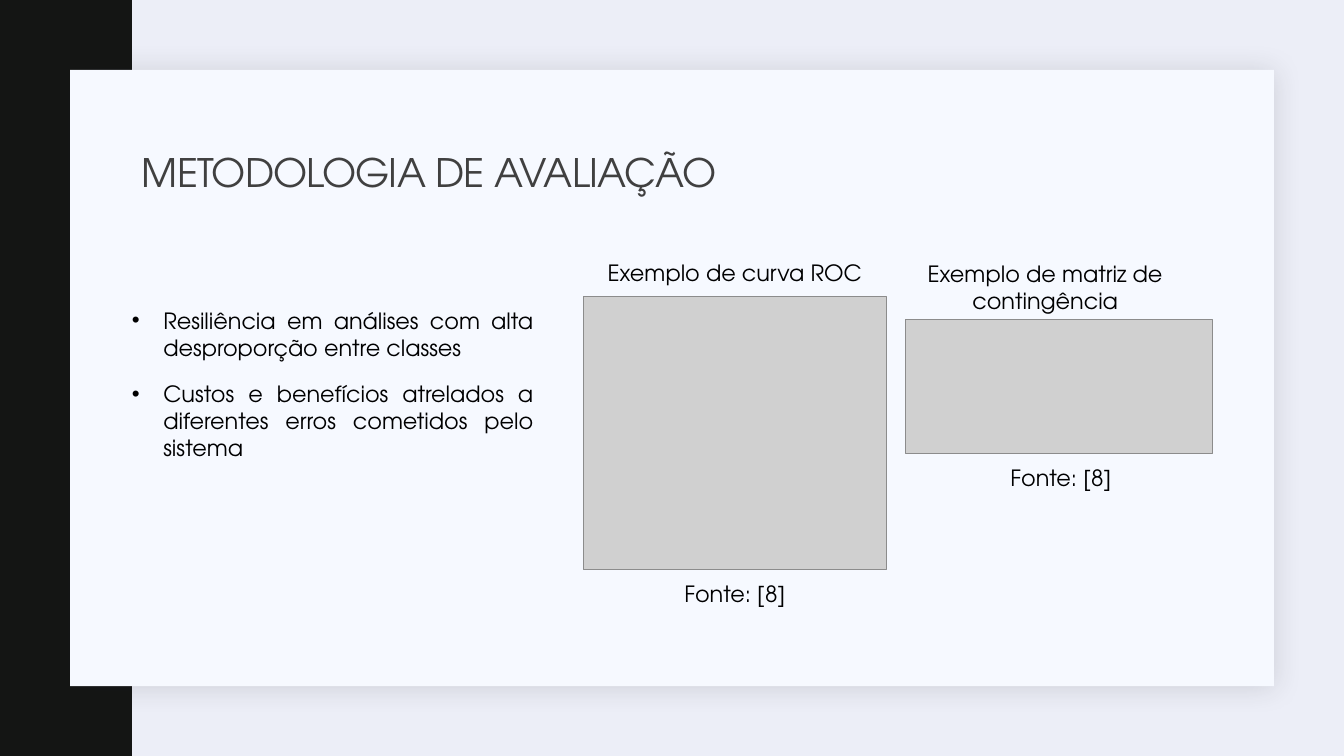
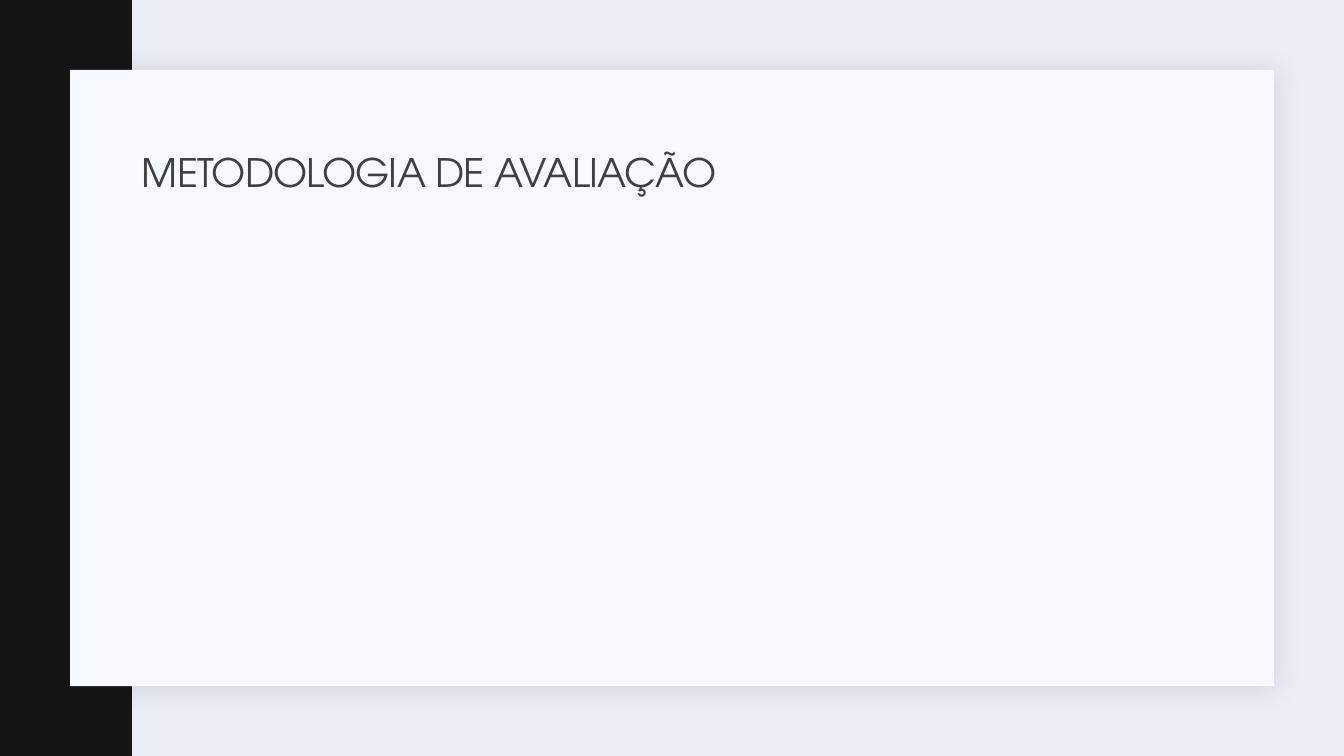
Before and after one commit to JoaoGNT/DDoS_Detection, a slide deck: slide 21 of Apresentação.pptx. Drawn at 1344x756 pixels with LibreOffice and Linux fonts; fonts in the diff are those of the drawing; grey boxes stand for pictures. Boxes give left, top, right and bottom in pixels: in the first picture for what was removed or moved away, otherwise in the second. Text is boxed around its words. In the diff, an @@ line names an element or a change of style, - is before the commit and + after.

```diff
--- a/Apresentação.pptx
+++ b/Apresentação.pptx
@@ text removed at (608,264,862,286) @@
-Exemplo de curva ROC
@@ text removed at (928,265,1163,320) @@
-Exemplo de matriz de contingência
@@ picture removed at (584,296,886,570) @@
@@ text removed at (163,312,533,457) @@
-• Resiliência em análises com alta desproporção entre classes
-• Custos e benefícios atrelados a diferentes erros cometidos pelo sistema
@@ picture removed at (906,320,1213,454) @@
@@ text removed at (1010,469,1111,491) @@
-Fonte: [8]
@@ text removed at (684,585,785,607) @@
-Fonte: [8]
```
Also in this commit, not shown: 5 other slides changed, 11 slides added, 2 slides removed, 6 other files.
